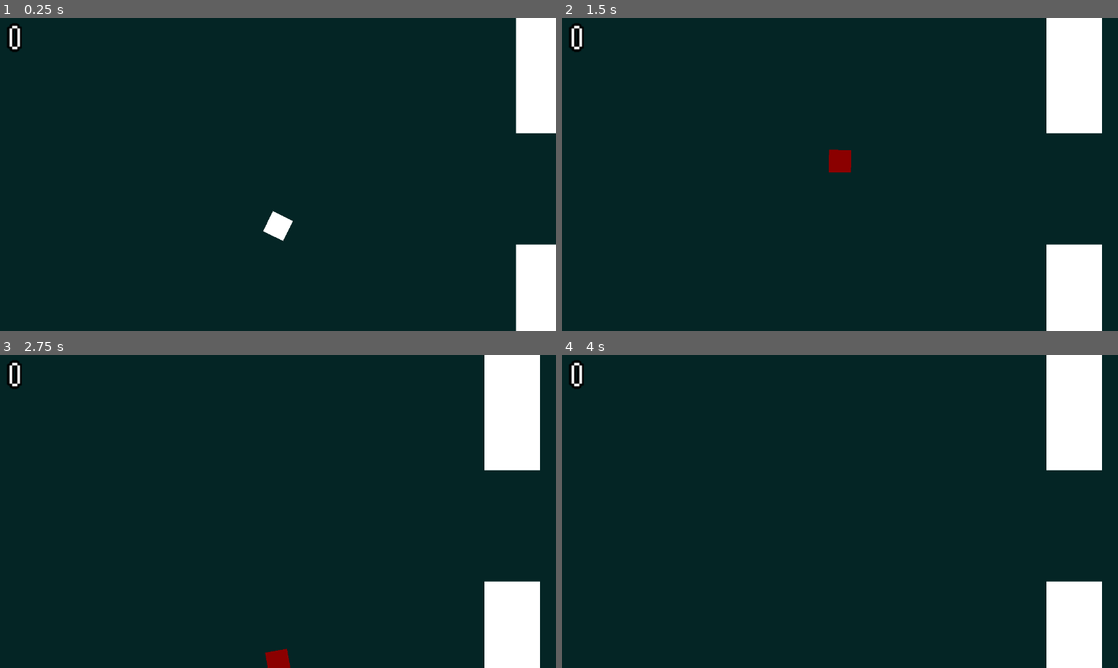
Above: before the commit, frames 1-4 (two rows, left to right).
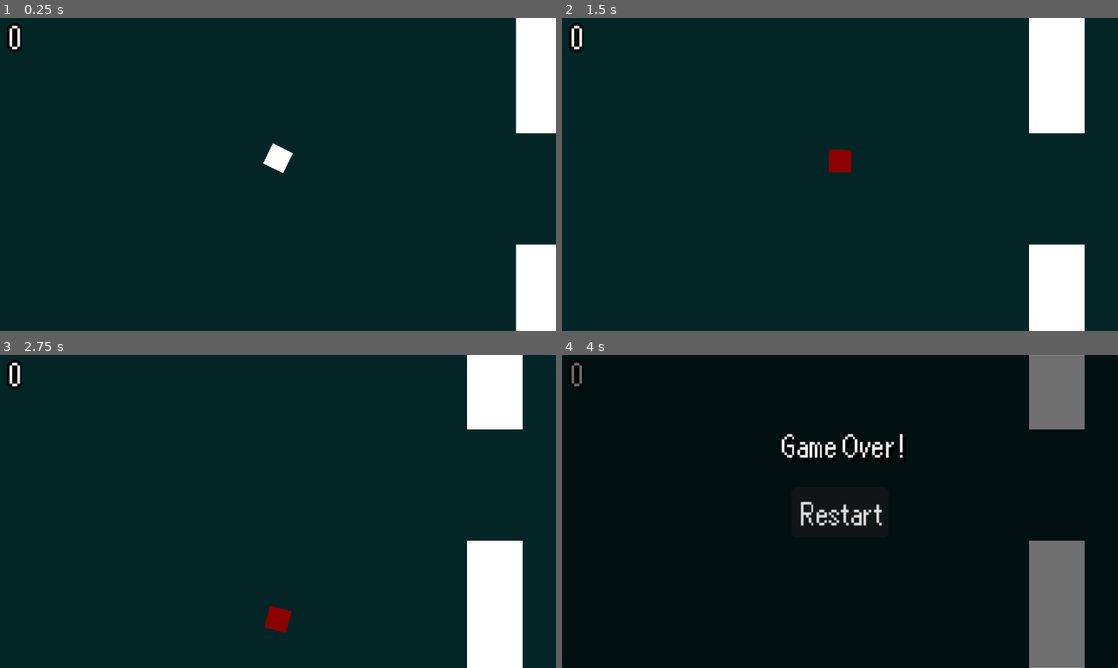
Above: after the commit, the same moments.

Repository: Nabil080/flappy-square
Game: Godot game, scene res://core/game.tscn
Same seed, same stepped clock (60 frames per second), same inputs: the game is played once before the commit and once after it.
Inputs (mouse positions are in pixels of both pictures, inside the frame that each line leads up to):
- Up to frame 1 (0.25 s): no input
- Up to frame 2 (1.5 s): tap Space (flap) at 0.77, 1.07 s
- Up to frame 3 (2.75 s): tap Space (flap) at 1.52, 1.82 s; click (278, 511) at 2 s, where only the run after the commit has a clickable "Restart"
- Up to frame 4 (4 s): tap Enter at 3.5 s; tap Space (flap) at 3.77 s

The runs differ from the first frame. In frame 1, 0.6% of the frame differs, in the area x 47-53%, y 40-72%; in frame 2, 4.0%; in frame 3, 6.4%; in frame 4, 11%, in the area x 1-98%, y 0-100%.

Commit message:
game over screen + restart button

Diff:
--- /dev/null
+++ b/UI/game_over_menu.gd
@@ -0,0 +1,6 @@
+extends Control
+
+
+func _on_button_pressed() -> void:
+	get_tree().paused = false
+	get_tree().reload_current_scene()
--- /dev/null
+++ b/UI/game_over_menu.tscn
@@ -0,0 +1,53 @@
+[gd_scene load_steps=2 format=3 uid="uid://dr7jkik87k7qj"]
+
+[ext_resource type="Script" uid="uid://15kqw1b7xvxe" path="res://UI/game_over_menu.gd" id="1_jobbv"]
+
+[node name="GameOverMenu" type="Control"]
+layout_mode = 3
+anchors_preset = 15
+anchor_right = 1.0
+anchor_bottom = 1.0
+grow_horizontal = 2
+grow_vertical = 2
+script = ExtResource("1_jobbv")
+
+[node name="Panel" type="Panel" parent="."]
+self_modulate = Color(0, 0, 0, 0.93333334)
+layout_mode = 0
+offset_right = 320.0
+offset_bottom = 180.0
+
+[node name="Button" type="Button" parent="Panel"]
+layout_mode = 1
+anchors_preset = 8
+anchor_left = 0.5
+anchor_top = 0.5
+anchor_right = 0.5
+anchor_bottom = 0.5
+offset_left = -4.0
+offset_top = -4.0
+offset_right = 4.0
+offset_bottom = 4.0
+grow_horizontal = 2
+grow_vertical = 2
+text = "Restart"
+
+[node name="Label" type="Label" parent="Panel"]
+layout_mode = 1
+anchors_preset = 8
+anchor_left = 0.5
+anchor_top = 0.5
+anchor_right = 0.5
+anchor_bottom = 0.5
+offset_left = -20.0
+offset_top = -49.0
+offset_right = 20.0
+offset_bottom = -26.0
+grow_horizontal = 2
+grow_vertical = 2
+theme_override_colors/font_shadow_color = Color(0, 0, 0, 1)
+theme_override_constants/shadow_offset_x = 2
+theme_override_constants/shadow_offset_y = 2
+text = "Game Over !"
+
+[connection signal="pressed" from="Panel/Button" to="." method="_on_button_pressed"]
--- a/core/game.gd
+++ b/core/game.gd
@@ -1,10 +1,13 @@
 extends Node2D
 
+@onready var game_over_menu: Control = $UI/GameOverMenu
 @onready var score_label: Label = $UI/Score
 var score := 0
 
 func _on_player_is_dead() -> void:
 	get_tree().paused = true
+	await get_tree().create_timer(1).timeout
+	game_over_menu.show()
 
 func _on_pipe_manager_player_entered() -> void:
 	score += 1
--- a/core/game.tscn
+++ b/core/game.tscn
@@ -1,9 +1,10 @@
-[gd_scene load_steps=7 format=3 uid="uid://de6r0u0ts5icg"]
+[gd_scene load_steps=8 format=3 uid="uid://de6r0u0ts5icg"]
 
 [ext_resource type="Script" uid="uid://bqq3unspphv04" path="res://core/game.gd" id="1_a04qp"]
 [ext_resource type="PackedScene" uid="uid://fdaqc1nnjjjc" path="res://entities/player.tscn" id="1_d3un6"]
 [ext_resource type="Script" uid="uid://b65on5c3f8f6l" path="res://core/pipe_manager.gd" id="2_5sg27"]
 [ext_resource type="FontFile" uid="uid://cg24g0btouosh" path="res://assets/ari-w9500-condensed.ttf" id="2_a04qp"]
+[ext_resource type="PackedScene" uid="uid://dr7jkik87k7qj" path="res://UI/game_over_menu.tscn" id="3_sjcnv"]
 
 [sub_resource type="WorldBoundaryShape2D" id="WorldBoundaryShape2D_ey2n3"]
 
@@ -40,6 +41,12 @@
 theme_override_fonts/font = ExtResource("2_a04qp")
 text = "0"
 
+[node name="GameOverMenu" parent="UI" instance=ExtResource("3_sjcnv")]
+process_mode = 2
+visible = false
+z_index = 2
+layout_mode = 1
+
 [node name="Floor" type="StaticBody2D" parent="." groups=["enemy"]]
 position = Vector2(160, 180)
 
@@ -54,7 +61,7 @@
 shape = SubResource("WorldBoundaryShape2D_ey2n3")
 
 [node name="Player" parent="." instance=ExtResource("1_d3un6")]
-position = Vector2(160, 93)
+position = Vector2(160, 54)
 
 [node name="PipeManager" type="Node2D" parent="."]
 position = Vector2(338, 93)
--- a/core/pipes.tscn
+++ b/core/pipes.tscn
@@ -6,7 +6,7 @@
 [sub_resource type="RectangleShape2D" id="RectangleShape2D_6dth2"]
 size = Vector2(20, 64)
 
-[node name="Pipes" type="Node2D"]
+[node name="Pipes" type="Node2D" groups=["pipes"]]
 script = ExtResource("1_6dth2")
 
 [node name="TopPipe" parent="." instance=ExtResource("1_n8xn5")]
--- a/project.godot
+++ b/project.godot
@@ -28,6 +28,11 @@
 [global_group]
 
 enemy=""
+pipes=""
+
+[gui]
+
+theme/custom_font="uid://cg24g0btouosh"
 
 [input]
 
Not shown, added: UI/game_over_menu.gd.uid
